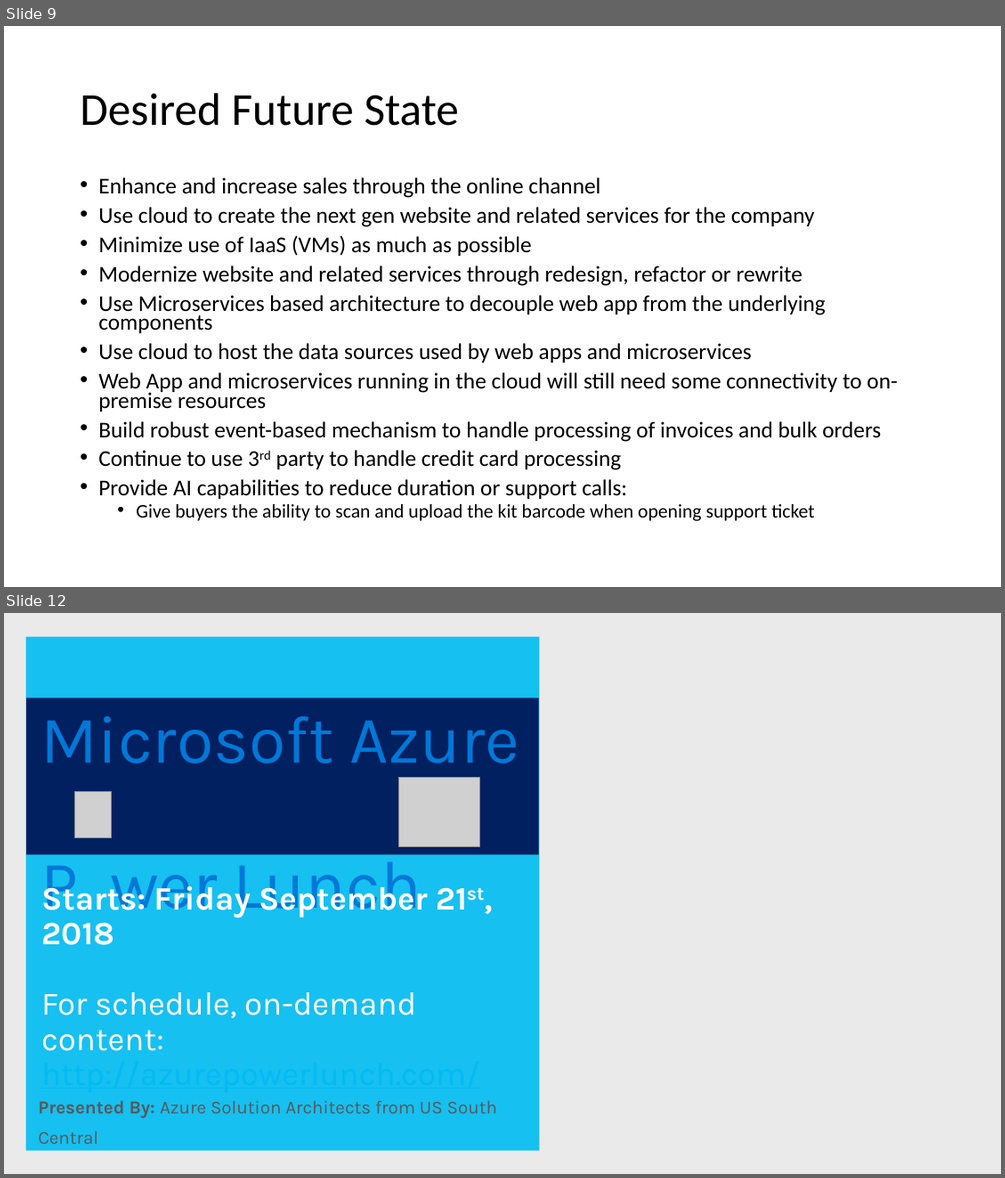
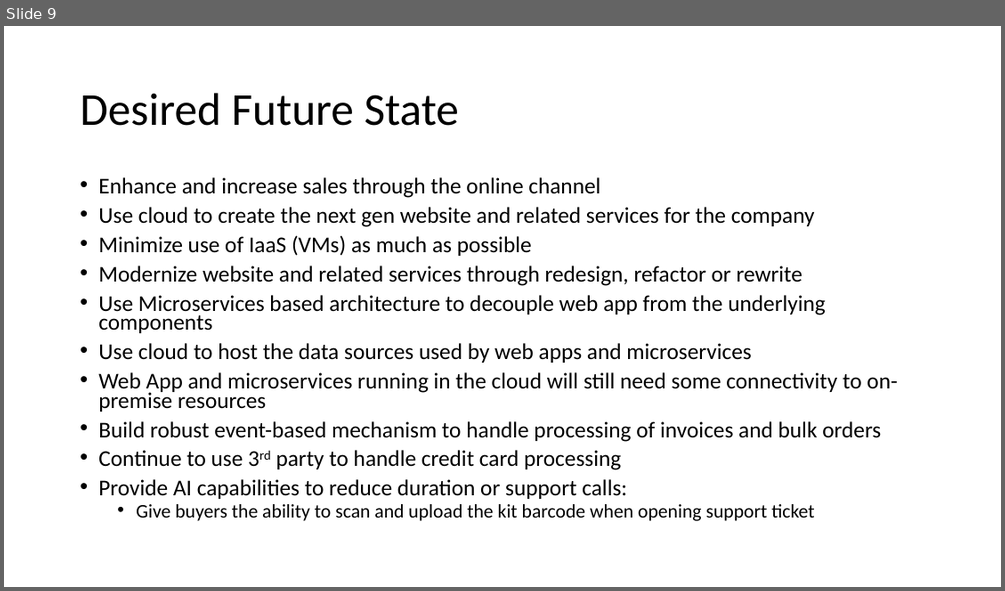
Before and after one commit to gartdan/OmahaDevDays, a slide deck: DesignSession/Azure DevDay – Whiteboard Design Session.pptx. Shown one above the other, each under a label of ours: slides 9 and 12 before the commit, slide 9 after it; the slides between them are not shown. The pictures are 1005x1178 and 1005x591 pixels, drawn with LibreOffice and Linux fonts; fonts in the diff are those of the drawing; grey boxes stand for pictures; background and template pictures are left out. Boxes give left, top, right and bottom in pixels: in the first picture for what was removed or moved away, otherwise in the second. Text is boxed around its words. In the diff, an @@ line names an element or a change of style, - is before the commit and + after.

Commit message:
deleted the solution from the design session deck

```diff
--- a/DesignSession/Azure DevDay – Whiteboard Design Session.pptx
+++ b/DesignSession/Azure DevDay – Whiteboard Design Session.pptx
@@ slide 12 removed at (4,613,1001,1174), background picture (left out) @@
@@ rectangle removed at (25,637,539,1151) @@
@@ title removed at (26,698,539,855) @@
-Microsoft Azure
-P wer Lunch
@@ picture removed at (75,792,112,837) @@
@@ picture removed at (399,778,479,846) @@
@@ text removed at (41,880,428,1051) @@
-Starts: Friday September 21st, 2018
-For schedule, on-demand content:
-http://azurepowerlunch.com/
@@ text removed at (38,1101,497,1143) @@
-Presented By: Azure Solution Architects from US South Central
```
Also in this commit, not shown: 2 other slides removed.
